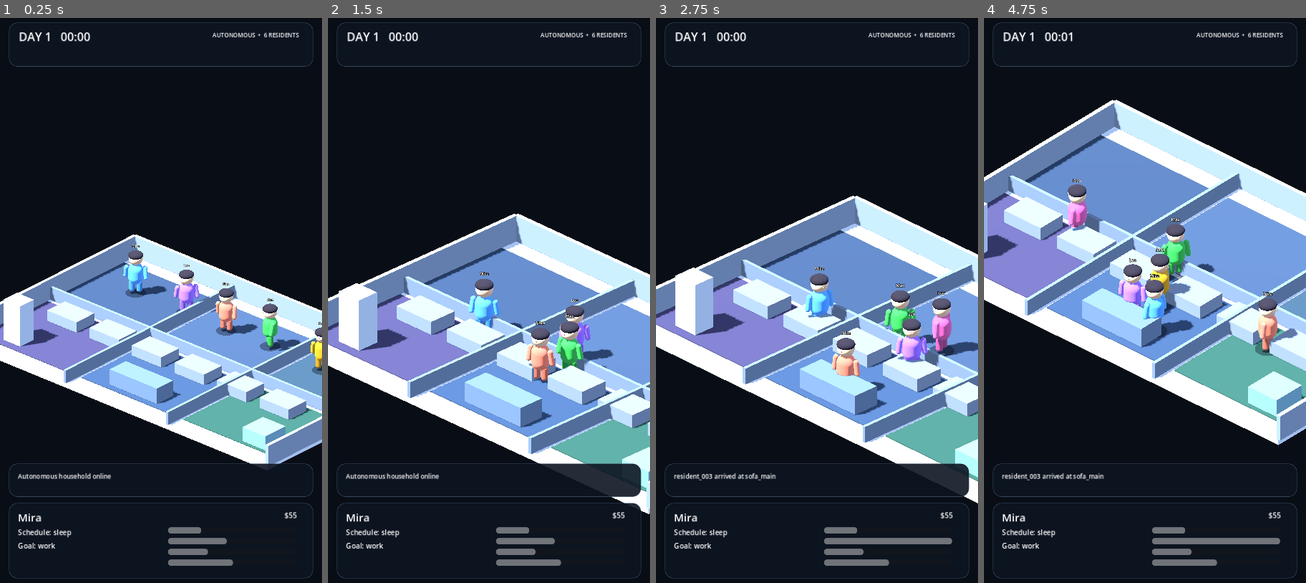
Above: before the commit, frames 1-4 (left to right).
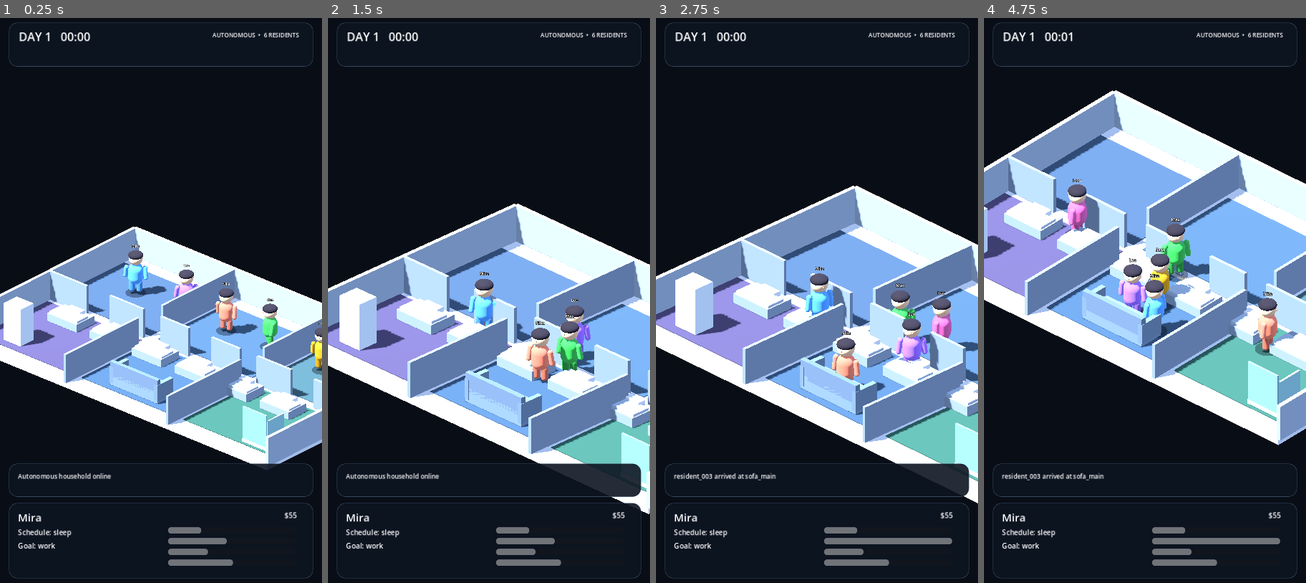
Above: after the commit, the same moments.

Repository: motomotoo2001-maker/lifebox-live
Game: Godot game, scene res://scenes/debug/visual_showcase.tscn
Two runs of this game, one before a commit and one after it. Both use one fixed random seed, a clock stepped at 60 frames per second and the inputs below. The project has no main scene, so this scene is started directly.
Inputs:
- Up to frame 1 (0.25 s): no input
- Up to frame 2 (1.5 s): no input
- Up to frame 3 (2.75 s): no input
- Up to frame 4 (4.75 s): no input

The runs differ from the first frame. In frame 1, 13% of the frame differs, in the area x 0-100%, y 36-79%; in frame 2, 15%; in frame 3, 15%; in frame 4, 20%, in the area x 0-100%, y 12-75%.

Commit message:
art: add room doorways and readable furniture

Diff:
--- a/scripts/presentation/world/household_blockout.gd
+++ b/scripts/presentation/world/household_blockout.gd
@@ -28,23 +28,21 @@
 	if not is_instance_valid(floor_mesh):
 		return
 	var material := StandardMaterial3D.new()
-	material.albedo_color = Color("d7e0eb")
-	material.roughness = 0.95
+	material.albedo_color = Color("d6dde7")
+	material.roughness = 0.9
 	floor_mesh.material_override = material
 
 func _build_visual_blockout() -> void:
-	if not is_instance_valid(room_pads):
+	if not is_instance_valid(room_pads) or room_pads.get_child_count() > 0:
 		return
-	if room_pads.get_child_count() > 0:
-		return
 
 	var room_colors: Array[Color] = [
-		Color("32445d"),
-		Color("3a4d67"),
-		Color("354c5b"),
-		Color("443f61"),
-		Color("354b68"),
-		Color("2f594c"),
+		Color("40566f"),
+		Color("405b73"),
+		Color("405f65"),
+		Color("51496b"),
+		Color("3d5872"),
+		Color("356456"),
 	]
 	var room_names := [
 		&"Kitchen",
@@ -56,6 +54,7 @@
 	]
 	var x_positions := [-5.4, 0.0, 5.4]
 	var color_index := 0
+
 	for z in [-2.25, 2.25]:
 		for x in x_positions:
 			_make_box(
@@ -67,65 +66,187 @@
 			)
 			color_index += 1
 
-	# Cutaway walls: leave the camera-facing edge open.
-	var wall_color := Color("8797ab")
-	_make_box(walls, &"BackWall", Vector3(0.0, 0.45, -5.0), Vector3(16.0, 0.9, 0.16), wall_color)
-	_make_box(walls, &"LeftWall", Vector3(-8.0, 0.45, 0.0), Vector3(0.16, 0.9, 10.0), wall_color)
-	_make_box(walls, &"RightWall", Vector3(8.0, 0.45, 0.0), Vector3(0.16, 0.9, 10.0), wall_color)
-	_make_box(walls, &"CenterHorizontal", Vector3(0.0, 0.28, 0.0), Vector3(16.0, 0.56, 0.12), Color("718299"))
+	_build_walls()
+	_build_furniture()
+
+func _build_walls() -> void:
+	var outer := Color("9aaabd")
+	var inner := Color("7f90a6")
+	var height := 1.25
+
+	_make_box(
+		walls,
+		&"BackWall",
+		Vector3(0, height * 0.5, -5),
+		Vector3(16, height, 0.16),
+		outer
+	)
+	_make_box(
+		walls,
+		&"LeftWall",
+		Vector3(-8, height * 0.5, 0),
+		Vector3(0.16, height, 10),
+		outer
+	)
+	_make_box(
+		walls,
+		&"RightWall",
+		Vector3(8, height * 0.5, 0),
+		Vector3(0.16, height, 10),
+		outer
+	)
+
 	for x in [-2.7, 2.7]:
 		_make_box(
 			walls,
-			StringName("Divider_%s" % str(x)),
-			Vector3(x, 0.28, 0.0),
-			Vector3(0.12, 0.56, 10.0),
-			Color("718299")
+			StringName("DividerBack_%s" % x),
+			Vector3(x, height * 0.5, -2.85),
+			Vector3(0.12, height, 4.3),
+			inner
 		)
-
-	_build_furniture()
+		_make_box(
+			walls,
+			StringName("DividerFront_%s" % x),
+			Vector3(x, height * 0.5, 2.85),
+			Vector3(0.12, height, 4.3),
+			inner
+		)
+
+	var hall_segments := [
+		[-7.0, 2.0],
+		[-3.9, 1.8],
+		[-1.35, 1.5],
+		[1.35, 1.5],
+		[3.9, 1.8],
+		[7.0, 2.0],
+	]
+	for segment in hall_segments:
+		_make_box(
+			walls,
+			StringName("HallSeg_%s" % str(segment[0])),
+			Vector3(float(segment[0]), height * 0.5, 0),
+			Vector3(float(segment[1]), height, 0.12),
+			inner
+		)
 
 func _build_furniture() -> void:
 	var fridge := get_destination(&"Fridge")
 	if fridge != null:
-		_make_box(
-			furniture,
-			&"FridgeVisual",
-			fridge.position + Vector3(0.0, 0.9, 0.0),
-			Vector3(0.9, 1.8, 0.8),
-			Color("c7d4e3")
-		)
+		_build_fridge(fridge.position)
 
 	var sofa := get_destination(&"Sofa")
 	if sofa != null:
-		_make_box(
-			furniture,
-			&"SofaVisual",
-			sofa.position + Vector3(0.0, 0.35, 0.0),
-			Vector3(2.5, 0.7, 0.95),
-			Color("657b96")
-		)
+		_build_sofa(sofa.position)
 
 	var shower := get_destination(&"Shower")
 	if shower != null:
-		_make_box(
-			furniture,
-			&"ShowerVisual",
-			shower.position + Vector3(0.0, 0.32, 0.0),
-			Vector3(1.2, 0.64, 1.2),
-			Color("78a7b4")
-		)
+		_build_shower(shower.position)
 
 	for index in range(1, 7):
 		var bed := get_destination(StringName("Bed%02d" % index))
-		if bed == null:
-			continue
-		_make_box(
-			furniture,
-			StringName("Bed%02dVisual" % index),
-			bed.position + Vector3(0.0, 0.24, 0.0),
-			Vector3(1.55, 0.48, 1.05),
-			Color("7f8da2")
-		)
+		if bed != null:
+			_build_bed(index, bed.position)
+
+func _build_fridge(position_value: Vector3) -> void:
+	_make_box(
+		furniture,
+		&"FridgeBody",
+		position_value + Vector3(0, 0.82, 0),
+		Vector3(0.9, 1.64, 0.78),
+		Color("dce7ef")
+	)
+	_make_box(
+		furniture,
+		&"FridgeTop",
+		position_value + Vector3(0, 1.33, -0.405),
+		Vector3(0.78, 0.025, 0.03),
+		Color("8da0b4")
+	)
+	_make_box(
+		furniture,
+		&"FridgeHandle",
+		position_value + Vector3(0.29, 0.78, -0.42),
+		Vector3(0.05, 0.48, 0.04),
+		Color("6a7a8c")
+	)
+
+func _build_sofa(position_value: Vector3) -> void:
+	var color := Color("7289a4")
+	_make_box(
+		furniture,
+		&"SofaSeat",
+		position_value + Vector3(0, 0.28, 0),
+		Vector3(2.5, 0.5, 0.9),
+		color
+	)
+	_make_box(
+		furniture,
+		&"SofaBack",
+		position_value + Vector3(0, 0.72, 0.36),
+		Vector3(2.5, 0.65, 0.18),
+		color.darkened(0.12)
+	)
+	_make_box(
+		furniture,
+		&"SofaArmL",
+		position_value + Vector3(-1.18, 0.48, 0),
+		Vector3(0.18, 0.7, 0.92),
+		color.darkened(0.06)
+	)
+	_make_box(
+		furniture,
+		&"SofaArmR",
+		position_value + Vector3(1.18, 0.48, 0),
+		Vector3(0.18, 0.7, 0.92),
+		color.darkened(0.06)
+	)
+
+func _build_shower(position_value: Vector3) -> void:
+	_make_box(
+		furniture,
+		&"ShowerBase",
+		position_value + Vector3(0, 0.08, 0),
+		Vector3(1.25, 0.16, 1.25),
+		Color("c9e7e8")
+	)
+	_make_box(
+		furniture,
+		&"ShowerBack",
+		position_value + Vector3(0, 0.8, 0.55),
+		Vector3(1.25, 1.5, 0.08),
+		Color("78a7b4")
+	)
+	_make_box(
+		furniture,
+		&"ShowerSide",
+		position_value + Vector3(0.58, 0.65, 0),
+		Vector3(0.08, 1.2, 1.0),
+		Color("8fc0c5")
+	)
+
+func _build_bed(index: int, position_value: Vector3) -> void:
+	var base := Color("8798ad")
+	_make_box(
+		furniture,
+		StringName("Bed%02dBase" % index),
+		position_value + Vector3(0, 0.18, 0),
+		Vector3(1.55, 0.36, 1.05),
+		base
+	)
+	_make_box(
+		furniture,
+		StringName("Bed%02dBlanket" % index),
+		position_value + Vector3(0, 0.39, 0.1),
+		Vector3(1.45, 0.11, 0.66),
+		Color("a9bbd1")
+	)
+	_make_box(
+		furniture,
+		StringName("Bed%02dPillow" % index),
+		position_value + Vector3(0, 0.44, -0.31),
+		Vector3(0.72, 0.14, 0.28),
+		Color("e1e7ef")
+	)
 
 func _make_box(
 	parent: Node3D,
@@ -139,7 +260,7 @@
 
 	var material := StandardMaterial3D.new()
 	material.albedo_color = color
-	material.roughness = 0.92
+	material.roughness = 0.88
 
 	var instance := MeshInstance3D.new()
 	instance.name = node_name
